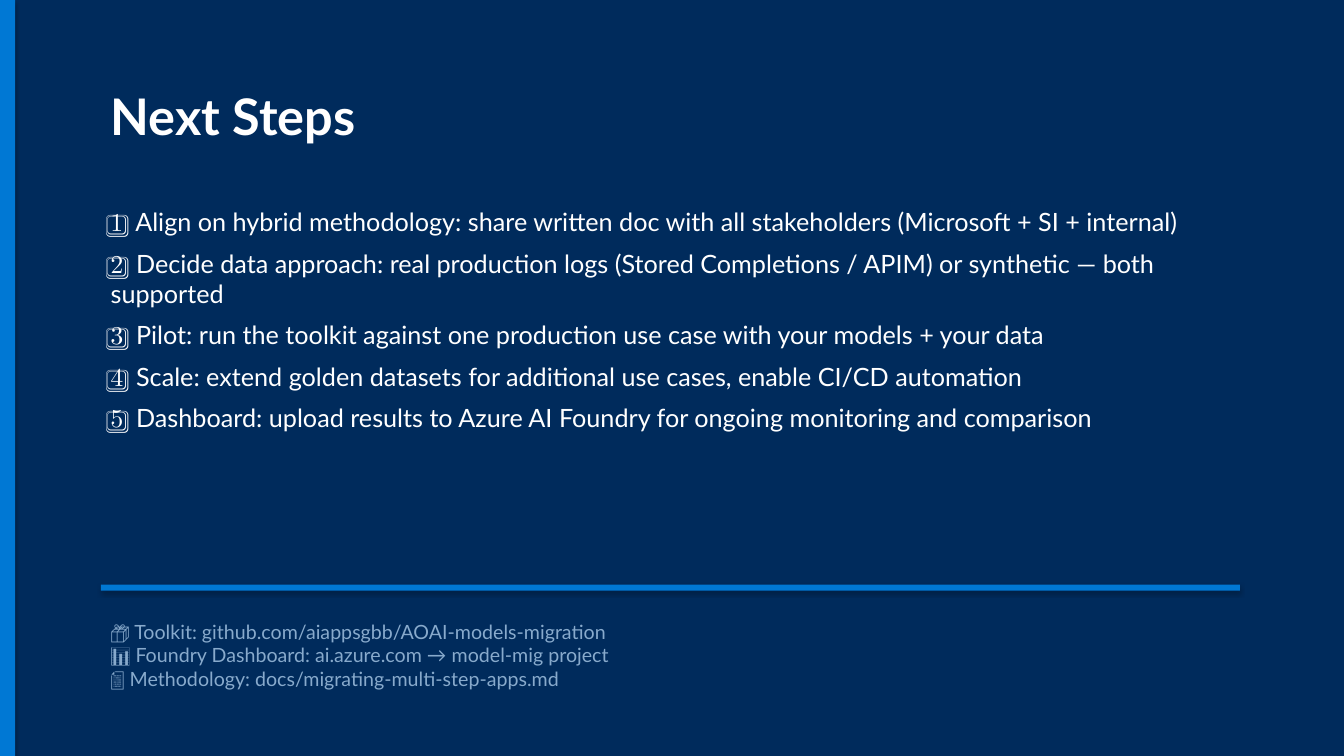
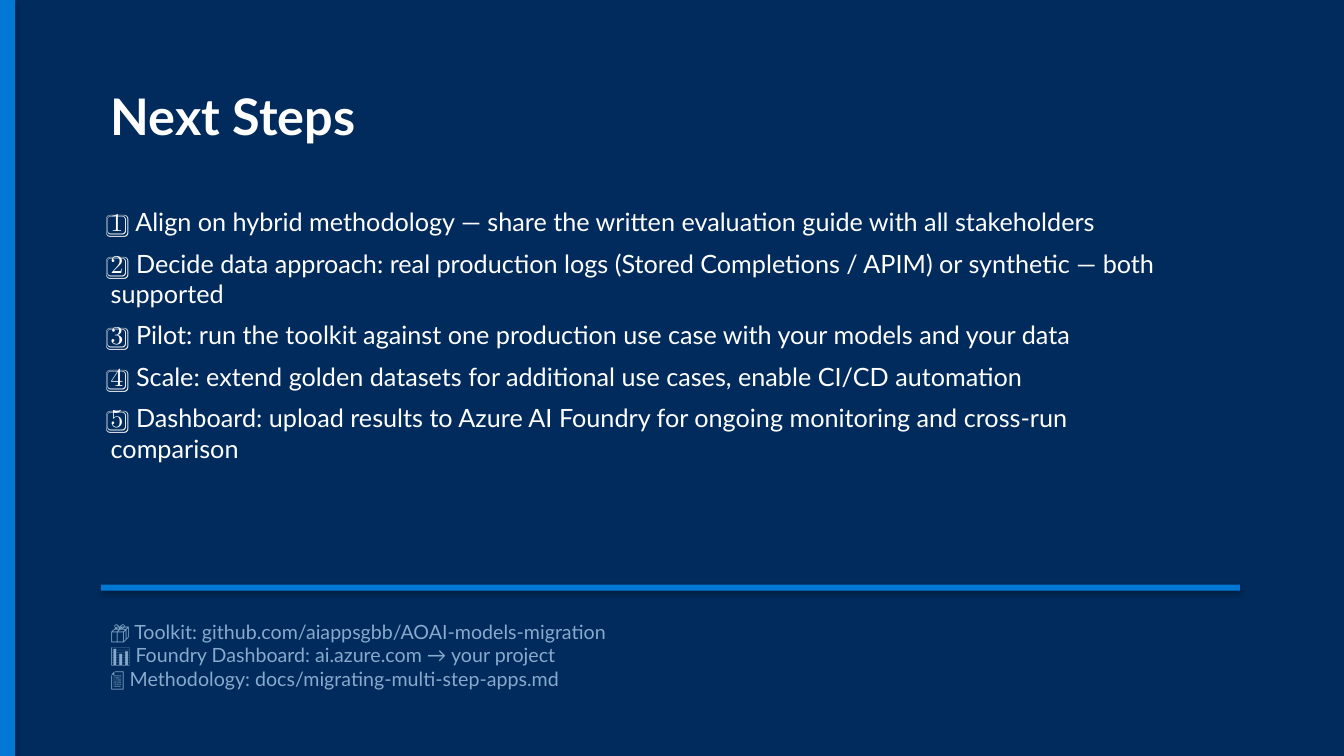
Before and after one commit to aiappsgbb/AOAI-models-migration, a slide deck: slide 15 of docs/azure-openai-model-migration-approach.pptx (slide 12 before the commit). Drawn at 1344x756 pixels with LibreOffice and Linux fonts; fonts in the diff are those of the drawing. Boxes give left, top, right and bottom in pixels: in the first picture for what was removed or moved away, otherwise in the second. Text is boxed around its words. In the diff, an @@ line names an element or a change of style, - is before the commit and + after.

```diff
--- a/docs/azure-openai-model-migration-approach.pptx
+++ b/docs/azure-openai-model-migration-approach.pptx
@@ text at box(111, 212, 1095, 237): text changed @@
-1️⃣ Align on hybrid methodology: share written doc with all stakeholders (Microsoft + SI + internal)
+1️⃣ Align on hybrid methodology — share the written evaluation guide with all stakeholders
@@ text at box(111, 325, 1070, 350): text changed @@
-3️⃣ Pilot: run the toolkit against one production use case with your models + your data
+3️⃣ Pilot: run the toolkit against one production use case with your models and your data
@@ text at box(111, 408, 1067, 462): text changed @@
-5️⃣ Dashboard: upload results to Azure AI Foundry for ongoing monitoring and comparison
+5️⃣ Dashboard: upload results to Azure AI Foundry for ongoing monitoring and cross-run comparison
@@ text at box(130, 624, 606, 690): text changed @@
-📦 Toolkit: github.com/aiappsgbb/AOAI-models-migration
-📊 Foundry Dashboard: ai.azure.com → model-mig project
-📄 Methodology: docs/migrating-multi-step-apps.md
+📦 Toolkit: github.com/aiappsgbb/AOAI-models-migration
+📊 Foundry Dashboard: ai.azure.com → your project
+📄 Methodology: docs/migrating-multi-step-apps.md
```
Also in this commit, not shown: 10 other slides changed, 4 slides added, 1 slide removed, 1 other file.
